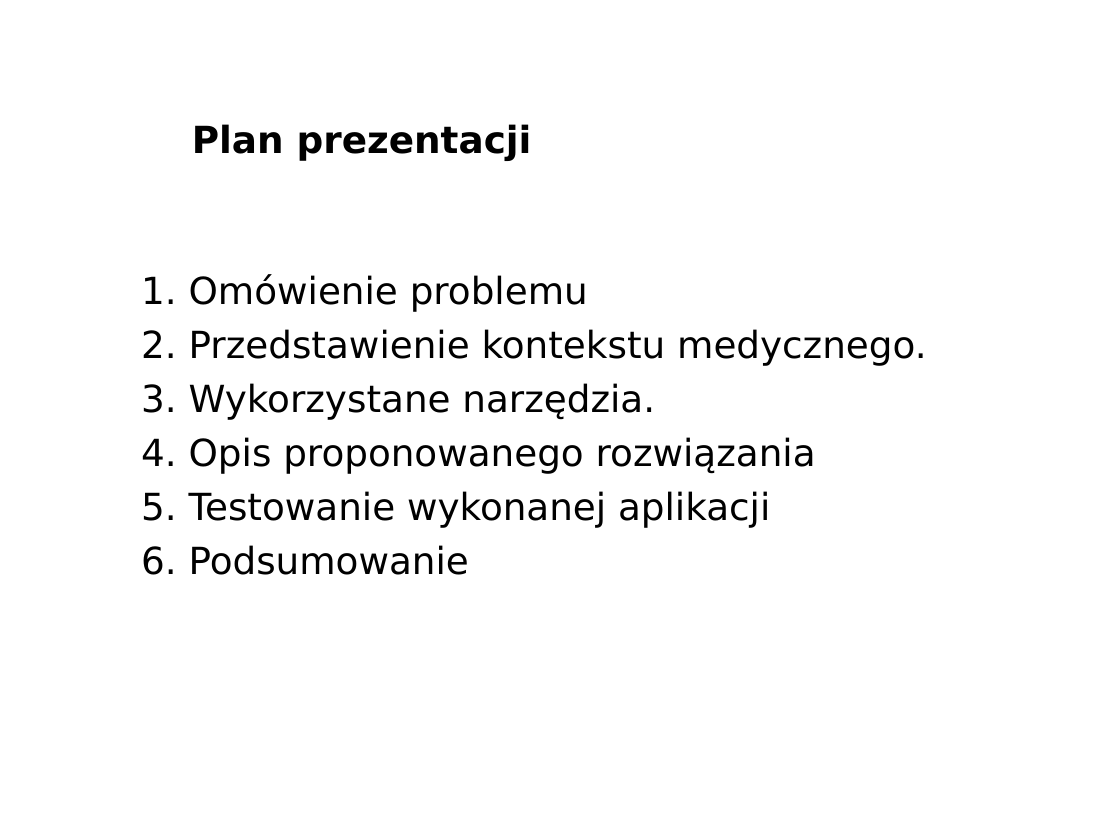
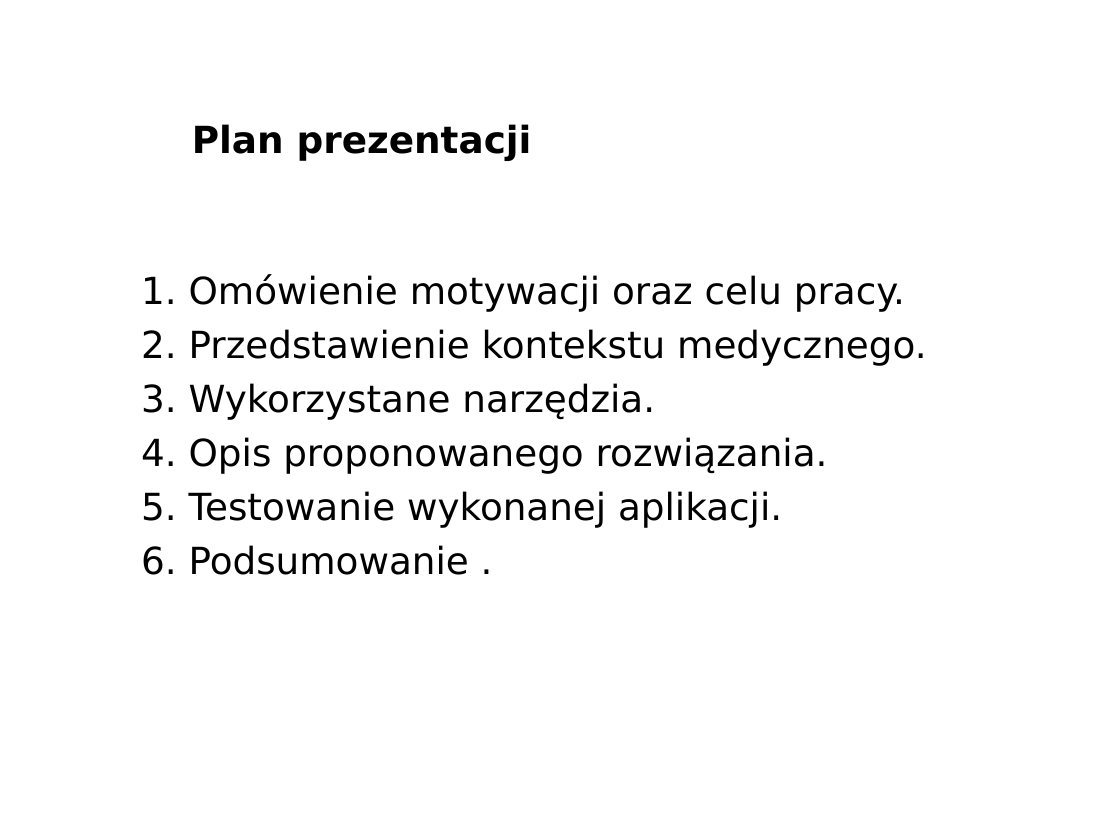
Before and after one commit to pawcio16m/MasterThesis_QTIntervalsCalc, a slide deck: slide 2 of PrezentacjaMagisterska.odp. Drawn at 1120x840 pixels with LibreOffice and Linux fonts; fonts in the diff are those of the drawing; background and template pictures are left out. Boxes give left, top, right and bottom in pixels: in the first picture for what was removed or moved away, otherwise in the second. Text is boxed around its words. In the diff, an @@ line names an element or a change of style, - is before the commit and + after.

Commit message:
Final version of presentation

```diff
--- a/PrezentacjaMagisterska.odp
+++ b/PrezentacjaMagisterska.odp
@@ text at <box>141,274,905,312</box>: text changed @@
-1. Omówienie problemu
+1. Omówienie motywacji oraz celu pracy.
@@ text at <box>141,437,828,575</box>: text changed @@
-4. Opis proponowanego rozwiązania
-5. Testowanie wykonanej aplikacji
-6. Podsumowanie
+4. Opis proponowanego rozwiązania.
+5. Testowanie wykonanej aplikacji.
+6. Podsumowanie .
```
Also in this commit, not shown: 8 other slides changed, 1 other file.
